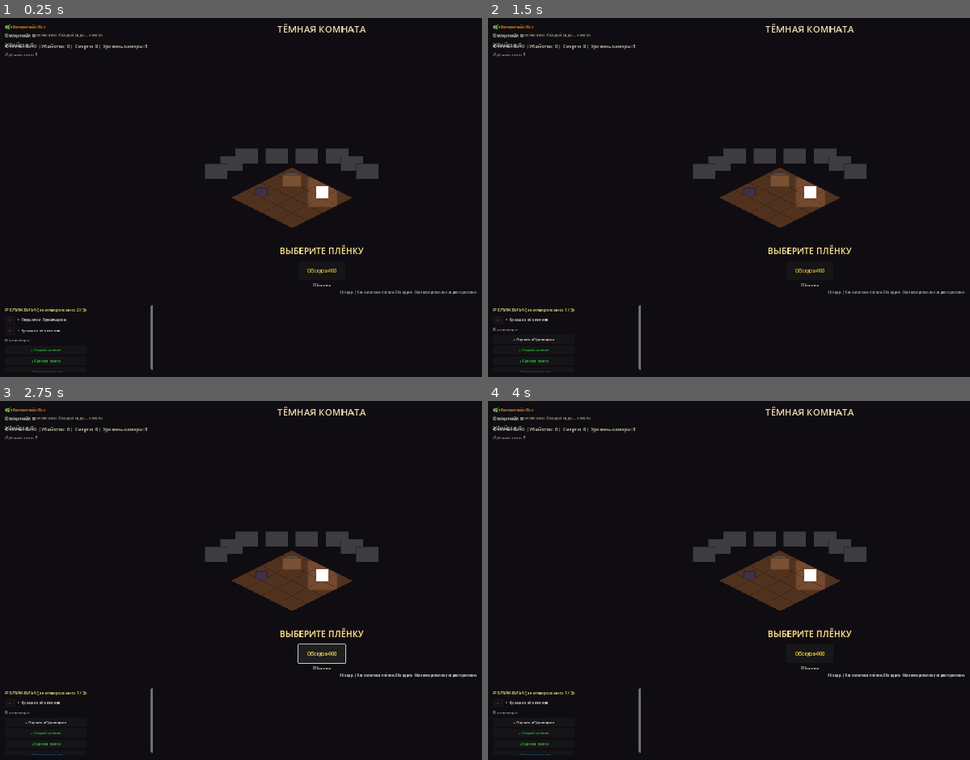
Above: before the commit, frames 1-4 (two rows, left to right).
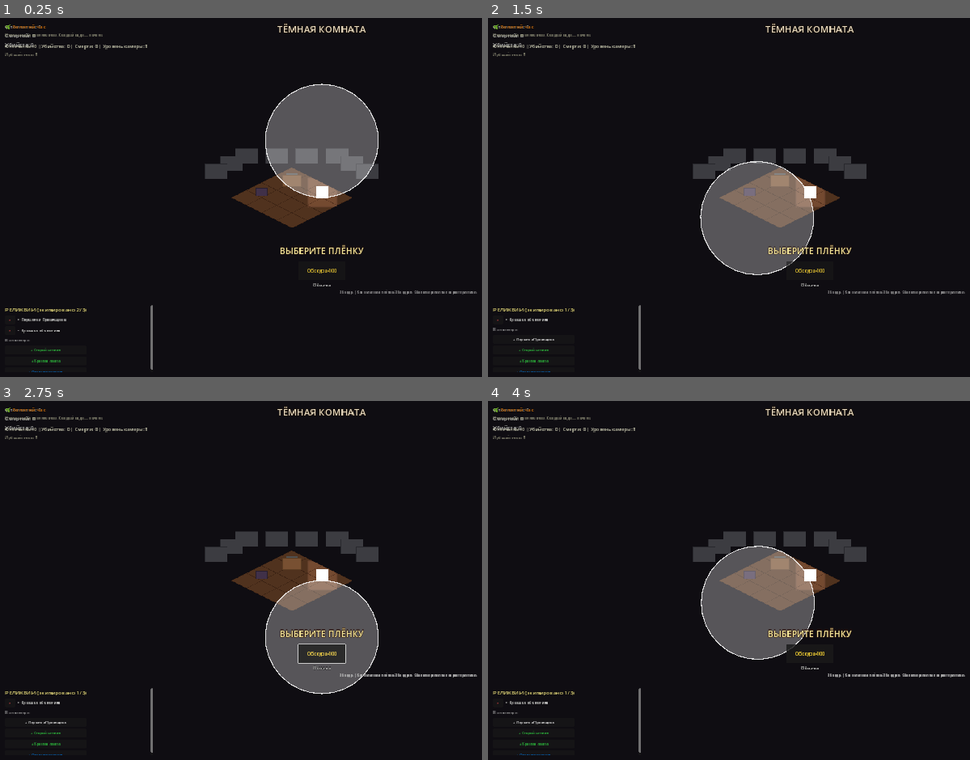
Above: after the commit, the same moments.

Repository: AmmVee/SHUTTERFATE
Game: Godot game, scene res://scenes/hub.tscn
The game is run twice, just before and just after one commit, with the same random seed, the same clock (stepped at 60 frames per second) and the same inputs. Sound files missing from this copy of the repository are replaced by a short silence.
Inputs:
- Up to frame 1 (0.25 s): no input
- Up to frame 2 (1.5 s): click "Обскура-100" at 0.5 s; click "×" at 1.25 s
- Up to frame 3 (2.75 s): click "Обскура-100" at 2 s
- Up to frame 4 (4 s): click "+ Перчатки Проявщика" at 2.75 s; click "×" at 3.5 s

The runs differ from the first frame. In frame 1, 5.8% of the frame differs, in the area x 55-79%, y 18-50%; in frame 2, 5.8%; in frame 3, 5.0%; in frame 4, 5.7%.

Commit message:
Add files via upload

Diff:
--- a/SHUTTERFATE/scripts/film_manager.gd
+++ b/SHUTTERFATE/scripts/film_manager.gd
@@ -27,6 +27,8 @@
 	chroma.rarity = "green"
 	chroma.rarity_color = Color(0.18, 0.8, 0.25, 1)
 	chroma.special_id = "smear_bonus"
+	chroma.aim_shape = "cone"
+	chroma.aim_radius = 160.0
 	films["chroma"] = chroma
 
 	# === НУАР-32 | Синяя | Ч/Б. Игнор 50% защиты. Крит ×4 ===
@@ -41,6 +43,8 @@
 	noir.rarity = "blue"
 	noir.rarity_color = Color(0.0, 0.45, 0.85, 1)
 	noir.special_id = "noir_crit"
+	noir.aim_shape = "sniper"
+	noir.aim_radius = 200.0
 	films["noir"] = noir
 
 	# === ИНФРАКРАСКА | Фиолетовая | Видит скрытых. Урон через стены ===
@@ -54,6 +58,8 @@
 	infra.rarity = "purple"
 	infra.rarity_color = Color(0.69, 0.05, 0.79, 1)
 	infra.special_id = "infrared_vision"
+	infra.aim_shape = "sector"
+	infra.aim_radius = 180.0
 	films["infrared"] = infra
 
 	# === ПОЛАРОИД | Жёлтая | Хилл 15 HP за убийство ===
@@ -69,6 +75,8 @@
 	polaroid.rarity = "yellow"
 	polaroid.rarity_color = Color(1.0, 0.86, 0.0, 1)
 	polaroid.special_id = "polaroid_heal"
+	polaroid.aim_shape = "aoe"
+	polaroid.aim_radius = 100.0
 	films["polaroid"] = polaroid
 
 	# === КРОСС-ПРОЦЕСС | Красная | Случайный мод 0.5-3.0 ===
@@ -99,6 +107,8 @@
 	frame_zero.rarity = "gold"
 	frame_zero.rarity_color = Color(1.0, 0.84, 0.0, 1)
 	frame_zero.special_id = "frame_zero_boss"
+	frame_zero.aim_shape = "sniper"
+	frame_zero.aim_radius = 250.0
 	films["frame_zero"] = frame_zero
 
 	current_film = films["obskura"]
--- a/SHUTTERFATE/scripts/player.gd
+++ b/SHUTTERFATE/scripts/player.gd
@@ -94,20 +94,20 @@
 		sfx.name = "SFXPlayer"
 		add_child(sfx)
 
+	# Remove old AimVisual if exists (from previous runs)
+	var old_aim = get_node_or_null("AimVisual")
+	if old_aim:
+		old_aim.queue_free()
+
+	# Create Node2D AimVisual as child of player (world-space, rotates toward cursor)
+	aim_visual = Node2D.new()
+	aim_visual.name = "AimVisual"
+	aim_visual.z_index = 100
+	aim_visual.draw.connect(_on_aim_visual_draw)
+	add_child(aim_visual)
+
 	var canvas = get_node_or_null("CanvasLayer")
 	if canvas:
-		# Remove old Panel AimVisual if exists
-		var old_aim = canvas.get_node_or_null("AimVisual")
-		if old_aim:
-			old_aim.queue_free()
-
-		# Create new Node2D AimVisual as child of player (not canvas)
-		aim_visual = get_node_or_null("AimVisual")
-		if aim_visual == null:
-			aim_visual = Node2D.new()
-			aim_visual.name = "AimVisual"
-			aim_visual.z_index = 100
-			add_child(aim_visual)
 
 		flash_overlay = canvas.get_node_or_null("FlashOverlay")
 		var ui = canvas.get_node_or_null("UI")
@@ -127,8 +127,6 @@
 		blind_overlay.mouse_filter = Control.MOUSE_FILTER_IGNORE
 		canvas.add_child(blind_overlay)
 
-	if aim_visual:
-		aim_visual.visible = false
 	if flash_overlay:
 		flash_overlay.visible = false
 
@@ -193,56 +191,36 @@
 	move_and_slide()
 
 func handle_aiming(delta):
+	# Update aim visual rotation toward cursor (always visible)
+	if aim_visual:
+		aim_visual.visible = true
+		var mouse_world = get_global_mouse_position()
+		var dir = mouse_world - global_position
+		if dir.length() > 0:
+			aim_visual.rotation = dir.angle()
+		aim_visual.queue_redraw()
+
 	if is_blinded:
 		# Can't aim while blinded
 		is_aiming = false
 		if aim_area:
 			aim_area.monitoring = false
-		if aim_visual:
-			aim_visual.visible = false
-			aim_visual.scale = Vector2(1, 1)
 		focus_time = max(focus_time - delta * 4.0, 0.0)
 		if RelicManager.has_effect("slow_time_20"):
 			Engine.time_scale = 1.0
 		return
 
+	# Update aim params from current film
+	film_aim_params = FilmManager.get_aim_params()
+	_update_aim_shape()
+
 	if Input.is_action_pressed("aim"):
 		is_aiming = true
 
-		# Update aim params from current film
-		film_aim_params = FilmManager.get_aim_params()
-		_update_aim_shape()
-
-		# Move aim to cursor (world space)
+		# Move aim area to cursor (world space)
 		if aim_area:
 			aim_area.monitoring = true
 			aim_area.global_position = get_global_mouse_position()
-
-		# Move aim visual to cursor (screen space)
-		if aim_visual:
-			aim_visual.visible = true
-			var mouse_screen = get_viewport().get_mouse_position()
-			var ap = film_aim_params
-			if ap.get("shape", "circle") == "rect":
-				aim_visual.size = Vector2(ap.get("width", 200), ap.get("height", 140))
-			else:
-				aim_visual.size = Vector2(ap.get("radius", 120) * 2, ap.get("radius", 120) * 2)
-			aim_visual.position = mouse_screen - aim_visual.size / 2
-			# Style: circle = rounded, rect = square
-			var style = StyleBoxFlat.new()
-			style.bg_color = Color(1, 1, 1, 0)
-			style.border_color = Color(1, 1, 1, 0.7)
-			style.border_width_left = 2
-			style.border_width_top = 2
-			style.border_width_right = 2
-			style.border_width_bottom = 2
-			if ap.get("shape", "circle") == "circle":
-				var r = aim_visual.size.x / 2
-				style.corner_radius_top_left = r
-				style.corner_radius_top_right = r
-				style.corner_radius_bottom_left = r
-				style.corner_radius_bottom_right = r
-			aim_visual.add_theme_stylebox_override("panel", style)
 
 		if RelicManager.has_effect("slow_time_20"):
 			Engine.time_scale = RelicManager.get_time_scale()
@@ -264,9 +242,6 @@
 		if aim_area:
 			aim_area.monitoring = false
 			aim_area.position = Vector2.ZERO
-		if aim_visual:
-			aim_visual.visible = false
-			aim_visual.scale = Vector2(1, 1)
 		focus_time = max(focus_time - delta * 4.0, 0.0)
 		if RelicManager.has_effect("slow_time_20"):
 			Engine.time_scale = 1.0
@@ -274,7 +249,10 @@
 func handle_shooting():
 	if is_reloading or current_film <= 0:
 		return
-	if Input.is_action_just_pressed("shoot") and is_aiming:
+	var shoot_pressed = Input.is_action_just_pressed("shoot")
+	if shoot_pressed:
+		print("SHOOT pressed | is_aiming: ", is_aiming, " | film: ", current_film)
+	if shoot_pressed and is_aiming:
 		take_photo()
 
 func take_photo():
@@ -346,8 +324,8 @@
 		circ.radius = ap.get("radius", 120)
 		aim_shape.shape = circ
 
-func _draw_aim():
-	if aim_visual == null or not is_aiming:
+func _on_aim_visual_draw():
+	if aim_visual == null:
 		return
 	var ap = FilmManager.get_aim_params()
 	var shape = ap.get("shape", "circle")
@@ -359,11 +337,9 @@
 
 	match shape:
 		"circle":
-			# Circle in front of player
 			aim_visual.draw_circle(Vector2(radius, 0), radius, color)
 			aim_visual.draw_arc(Vector2(radius, 0), radius, 0, TAU, 32, line_color, 2)
 		"cone":
-			# Triangle cone
 			var pts = PackedVector2Array([
 				Vector2.ZERO,
 				Vector2(radius, -radius * 0.4),
@@ -374,7 +350,6 @@
 			aim_visual.draw_line(Vector2.ZERO, Vector2(radius, -radius * 0.4), line_color, 2)
 			aim_visual.draw_line(Vector2.ZERO, Vector2(radius, radius * 0.4), line_color, 2)
 		"beam":
-			# Narrow rectangle beam
 			var pts = PackedVector2Array([
 				Vector2(0, -height * 0.15),
 				Vector2(width, -height * 0.15),
@@ -385,7 +360,6 @@
 			aim_visual.draw_polyline(pts, line_color, 2)
 			aim_visual.draw_line(Vector2(0, -height * 0.15), Vector2(0, height * 0.15), line_color, 2)
 		"sector":
-			# Wide arc sector
 			var arc_pts = PackedVector2Array([Vector2.ZERO])
 			var steps = 16
 			var angle = PI * 0.4
@@ -396,11 +370,9 @@
 			for i in range(arc_pts.size() - 1):
 				aim_visual.draw_line(arc_pts[i], arc_pts[i + 1], line_color, 2)
 		"aoe":
-			# Circle around player
 			aim_visual.draw_circle(Vector2.ZERO, radius, color)
 			aim_visual.draw_arc(Vector2.ZERO, radius, 0, TAU, 32, line_color, 2)
 		"sniper":
-			# Crosshair lines
 			var r = radius
 			aim_visual.draw_line(Vector2(r, -r * 0.3), Vector2(r, r * 0.3), line_color, 2)
 			aim_visual.draw_line(Vector2(r * 0.7, 0), Vector2(r * 1.3, 0), line_color, 2)
